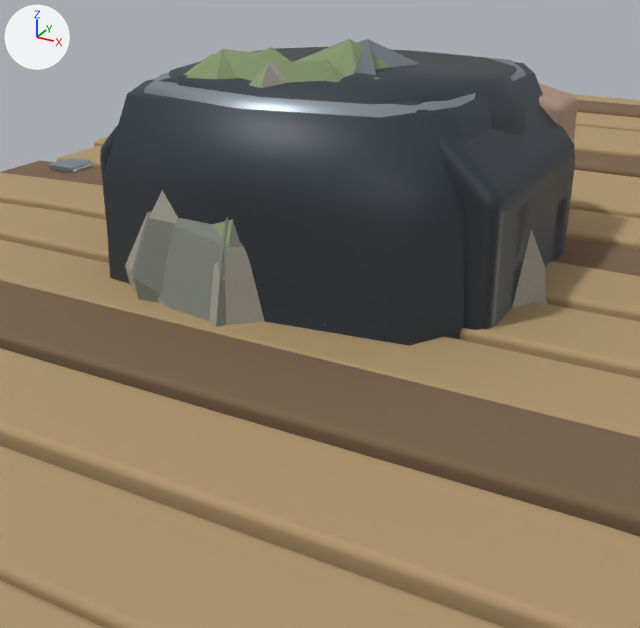
The FBX model unity-vfx-preview/Assets/Resources/TRIAS/MapProps/MapProps.fbx: old version first, new version second.
Rendered twice from a camera (50 mm lens) standing at (0.975, -1.895, 0.787) and looking at (-0.009, -0.106, -0.108). Lighting does not change. The marker at upper left points along +X, +Y and +Z. The first picture is the older version. Where no turn or scale is listed for an object, it has been applied to the vertices. Vertices at exactly the same position are counted once.

The first picture shows 'Airlock_Mount', 'Bridge_Mount', 'DrillBay_Mount', 'Granite_Mount', 'Kiln_Mount', 'Ore_Mount', 'PressureBay_Mount', 'QuenchBay_Mount', 'Shelves_Mount', 'Slag_Mount', 'SplitRock_Mount'.
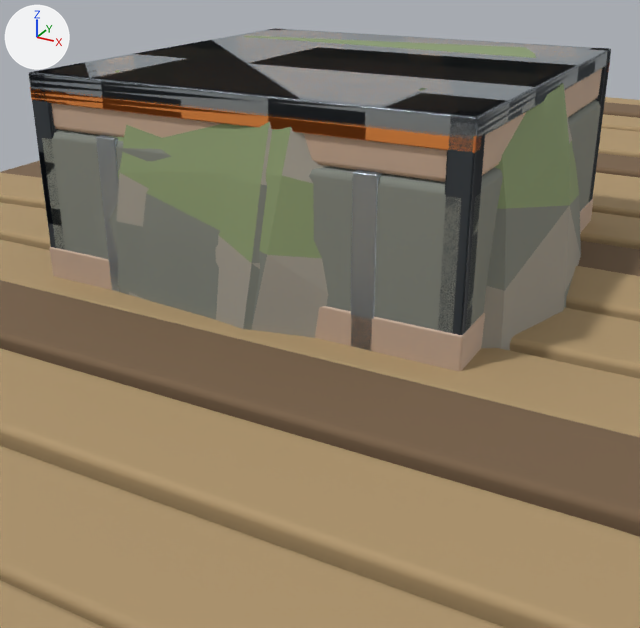
Diff of the bpy script that builds the scene:
```diff
--- a/unity-vfx-preview/Assets/Resources/TRIAS/MapProps/MapProps.fbx.py
+++ b/unity-vfx-preview/Assets/Resources/TRIAS/MapProps/MapProps.fbx.py
@@ me_kiln_mesh @@
-me_kiln_mesh.from_pydata(...)  # 524 vertices, 460 faces; spans x -0.5..0.5, y -0.5..0.5, z -0.5..0.48
+me_kiln_mesh.from_pydata(...)  # 1112 vertices, 1042 faces; spans x -0.5..0.5, y -0.5..0.5, z -0.5..0.5
+# me_kiln_mesh part 2: a new loose piece of 252 vertices spanning x -0.5..0.5, y -0.5..0.5, z -0.5..0.5
+# me_kiln_mesh part 3: a new loose piece of 56 vertices spanning x -0.5..0.5, y -0.5..-0.47, z 0.44..0.47, in mat_amber (orange #de863f)
+# other edits to the shape of me_kiln_mesh do not show in these pictures
 me_kiln_mesh.materials.append(mat_graphite)
@@ me_kiln_mesh @@
 me_kiln_mesh.materials.append(mat_ceramic)
+me_kiln_mesh.materials.append(mat_alloy)  # grey #97a2aa
+me_kiln_mesh.materials.append(mat_amber)  # orange #de863f
@@ me_granite_mesh @@
-me_granite_mesh.from_pydata(...)  # 199 vertices, 193 faces; spans x -0.442..0.484, y -0.623..0.539, z -0.57..0.539
+me_granite_mesh.from_pydata(...)  # 199 vertices, 193 faces; spans x -0.429..0.45, y -0.546..0.525, z -0.516..0.503
+# me_granite_mesh part 4: 91 of 199 vertices moved; they spanned x -0.442..0.484, y -0.623..0.539, z -0.57..0.539 and now span x -0.429..0.449, y -0.546..0.513, z -0.516..0.503; mean shift (0.019, 0.029, -0.014); largest move (0.01, 0.031, 0.529) -> (0.238, 0.36, 0.495)
 me_granite_mesh.materials.append(mat_darkstone)
@@ me_shelves_mesh @@
-me_shelves_mesh.from_pydata(...)  # 199 vertices, 193 faces; spans x -0.581..0.648, y -0.594..0.532, z -0.531..0.547
+me_shelves_mesh.from_pydata(...)  # 199 vertices, 193 faces; spans x -0.603..0.63, y -0.54..0.524, z -0.509..0.51
+# me_shelves_mesh part 1: 145 of 199 vertices moved; they spanned x -0.581..0.648, y -0.594..0.532, z -0.531..0.547 and now span x -0.603..0.63, y -0.54..0.524, z -0.509..0.51; mean shift (0.012, 0.029, -0.001); largest move (0.063, -0.047, 0.461) -> (0.44, 0.234, 0.476)
 me_shelves_mesh.materials.append(mat_darkstone)
@@ me_ore_mesh @@
-me_ore_mesh.from_pydata(...)  # 199 vertices, 193 faces; spans x -0.566..0.672, y -0.505..0.521, z -0.574..0.544
+me_ore_mesh.from_pydata(...)  # 1008 vertices, 972 faces; spans x -0.506..0.503, y -0.503..0.506, z -0.503..0.5
+# me_ore_mesh part 5: the loose piece of 91 vertices spanning x -0.566..0.672, y -0.505..0.521, z -0.574..0.544 is rebuilt with 56 vertices and now spans x -0.5..0.5, y -0.5..0.5, z -0.5..0.38, in mat_darkstone (grey #81867e)
+# me_ore_mesh part 6: the loose piece of 36 vertices spanning x -0.409..0.237, y -0.341..0.514, z -0.002..0.09 is rebuilt with 56 vertices and now spans x -0.503..0.503, y -0.503..0.503, z -0.03..0.11, in mat_mineral (beige #c4aa95)
+# me_ore_mesh part 7: 36 vertices removed from x -0.394..0.344, y -0.386..0.469, z -0.122..-0.03; 896 vertices added at x -0.506..0.502, y -0.503..0.506, z -0.503..0.5
+# other edits to the shape of me_ore_mesh do not show in these pictures
 me_ore_mesh.materials.append(mat_darkstone)
@@ me_ore_mesh @@
 me_ore_mesh.materials.append(mat_alloy)
+me_ore_mesh.materials.append(mat_mineral)  # beige #c4aa95
+me_ore_mesh.materials.append(mat_graphite)  # greyish blue #303840
@@ me_splitrock_mesh @@
-me_splitrock_mesh.from_pydata(...)  # 199 vertices, 193 faces; spans x -0.409..0.507, y -0.539..0.505, z -0.603..0.523
+me_splitrock_mesh.from_pydata(...)  # 199 vertices, 193 faces; spans x -0.452..0.497, y -0.518..0.517, z -0.539..0.498
+# me_splitrock_mesh part 8: 145 of 199 vertices moved; they spanned x -0.409..0.507, y -0.539..0.505, z -0.603..0.523 and now span x -0.452..0.497, y -0.518..0.517, z -0.539..0.498; mean shift (0.006, 0.017, 0.009); largest move (0.036, -0.047, 0.41) -> (0.342, 0.234, 0.435)
 me_splitrock_mesh.materials.append(mat_darkstone)
```

Location of each change, (x1, y1, x2, y2) in pixels of the pictures (640 x 628 px):
'Ore_Mount', reshaped (mostly hidden before): before (270, 39, 547, 304); after (42, 29, 602, 371)
'Shelves_Mount', reshaped (mostly hidden before): before (125, 39, 546, 325); after (95, 36, 581, 350)
'Kiln_Mount', reshaped: before (168, 47, 526, 134); after (29, 28, 611, 335)
'Granite_Mount', reshaped (mostly hidden): before (186, 49, 355, 327); after (115, 70, 427, 330)
'SplitRock_Mount', reshaped: before (133, 55, 343, 302); after (117, 125, 162, 295)
part 2 of me_kiln_mesh, added: after (29, 28, 611, 335)
part 3 of me_kiln_mesh, added (orange): after (30, 87, 481, 153)
part 5 of me_ore_mesh, rebuilt (mostly hidden before): before (270, 39, 547, 304); after (42, 100, 601, 333)
part 6 of me_ore_mesh, rebuilt (not visible before): after (50, 199, 593, 371)
part 7 of me_ore_mesh, built on: after (47, 29, 602, 351)
'Airlock_Mount', unchanged, covered by the edit: before (104, 62, 576, 346)
'DrillBay_Mount', unchanged, covered by the edit: before (100, 77, 568, 330)
'Slag_Mount', unchanged, covered by the edit: before (144, 50, 526, 118)
'PressureBay_Mount', unchanged, covered by the edit: before (523, 106, 575, 267)
